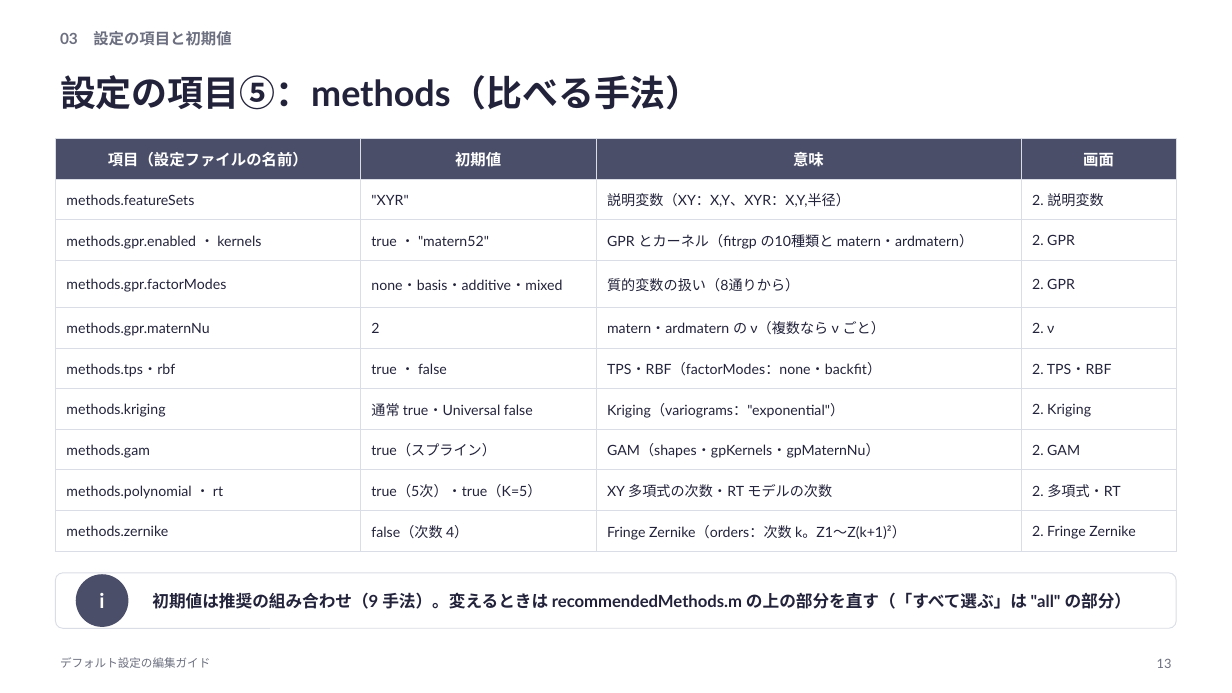
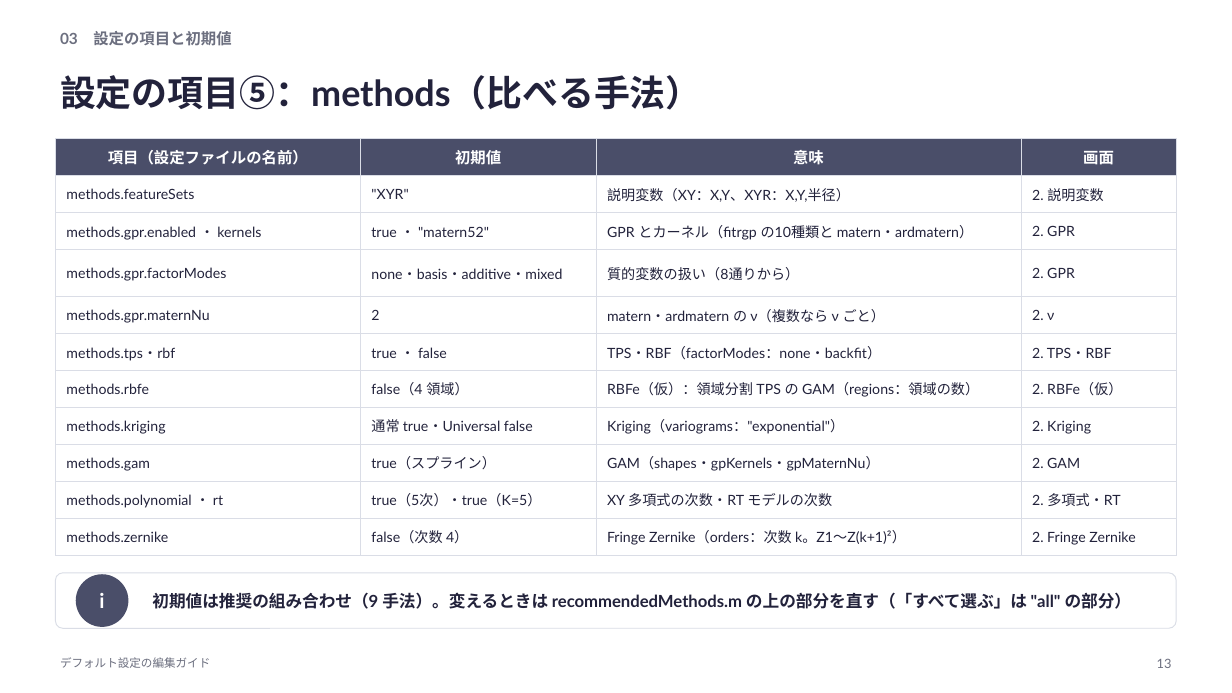
Before and after one commit to rsakamoto-0824/alignment-estimation-benchmark, a slide deck: slide 13 of matlab_app/docs/defaults_guide/デフォルト設定の編集ガイド.pptx. Drawn at 1232x693 pixels with LibreOffice and Linux fonts; fonts in the diff are those of the drawing. Boxes give left, top, right and bottom in pixels: in the first picture for what was removed or moved away, otherwise in the second. Text is boxed around its words. In the diff, an @@ line names an element or a change of style, - is before the commit and + after.

```diff
--- a/matlab_app/docs/defaults_guide/デフォルト設定の編集ガイド.pptx
+++ b/matlab_app/docs/defaults_guide/デフォルト設定の編集ガイド.pptx
@@ table at box(55, 139, 1177, 549) @@
+row 7: methods.rbfe | false（4 領域） | RBFe（仮）：領域分割 TPS の GAM（regions：領域の数） | 2. RBFe（仮）
```
Also in this commit, not shown: 2 other slides changed, 31 other files.
